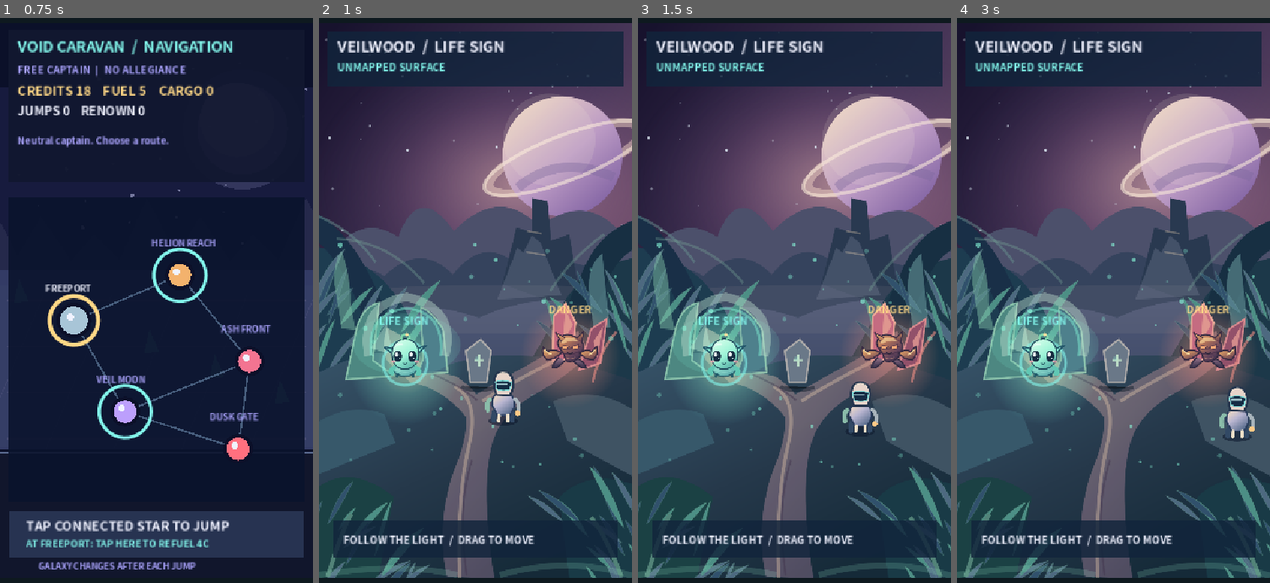
Above: before the commit, frames 1-4 (left to right).
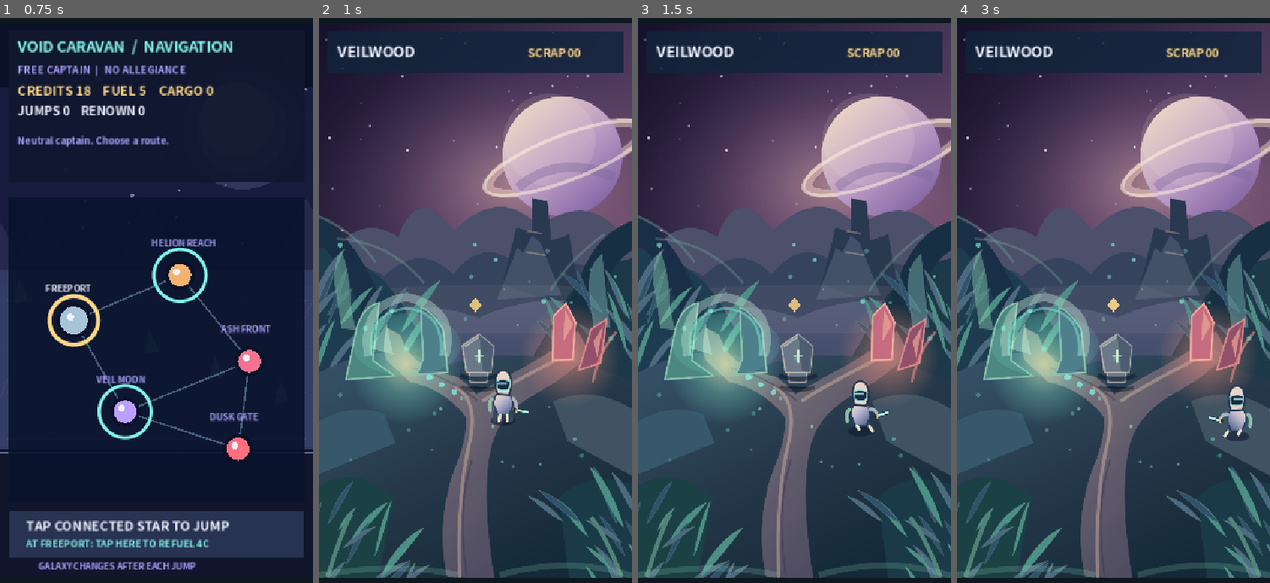
Above: after the commit, the same moments.

Repository: syjkim0125/harvest-deck
Game: Godot game, scene res://sf_combat.tscn
Two runs of this game, one before a commit and one after it. Both use one fixed random seed, a clock stepped at 60 frames per second and the inputs below.
Inputs (mouse positions are in pixels of both pictures, inside the frame that each line leads up to):
- Up to frame 1 (0.75 s): tap Enter at 0.5, 0.6 s; move the mouse to (225, 266) at 0.52 s; hold D from 0.53 s (still down); click (225, 266) at 0.67 s
- Up to frame 2 (1 s): keep holding D; tap Space at 0.77 s; tap J at 0.8 s
- Up to frame 3 (1.5 s): tap Space at 1.07 s; release D at 1.25 s; drag from (731, 334) to (778, 436) at 1.27 s
- Up to frame 4 (3 s): move the mouse to (1144, 153) at 2.02 s; hold D 2.03-2.75 s; tap Shift at 2.1 s; tap K at 2.3 s; tap Space at 2.75 s; drag from (1097, 436) to (1019, 198) at 2.77 s

Frame 1 is identical in both runs. In frame 2, 8.1% of the frame differs, in the area x 4-98%, y 3-96%; in frame 3, 8.1%; in frame 4, 8.2%, in the area x 4-100%, y 3-96%.

Commit message:
P0 discovery, extraction, combat and release evidence

Diff:
--- a/scripts/sf_belt_scroll.gd
+++ b/scripts/sf_belt_scroll.gd
@@ -5,7 +5,8 @@
 const MANTIS = preload("res://assets/gameplay/amber_mantis.svg")
 const VEILWOOD = preload("res://assets/gameplay/veilwood_stage.svg")
 const VEILWOOD_FORE = preload("res://assets/gameplay/veilwood_foreground.svg")
-const EXPLORER = preload("res://assets/gameplay/explorer.svg")
+const EXPLORER = preload("res://assets/gameplay/explorer_motion.svg")
+const ROCK_ART = preload("res://assets/gameplay/veilwood_rock.svg")
 const COMBAT_CUES = preload("res://assets/gameplay/combat_cues.svg")
 const FONT = preload("res://assets/market-sans.otf")
 const GALAXY_SIM = preload("res://scripts/sf_galaxy_sim.gd")
@@ -23,6 +24,10 @@
 const REFUGE := Vector2(99, 392)
 const QUARRY := Vector2(289, 383)
 const LANDING := Vector2(180, 440)
+const ROCK := Vector2(184, 391)
+const ROCK_RADIUS := 23.0
+const CACHE := Vector2(180, 325)
+const LANDING_RADIUS := 24.0
 
 enum Mode { INTRO, COMBAT, CLEAR, DEFEAT, CAPTAIN, STARSHIP, GALAXY, EXPLORE }
 var mode := Mode.INTRO
@@ -66,6 +71,15 @@
 var nooli_recruited := false
 var buddy_pos := REFUGE
 var attack_landed := false
+var refuge_seen := false
+var quarry_seen := false
+var cache_found := false
+var learned_move := false
+var learned_attack := false
+var learned_evade := false
+var escort_trail: Array[Vector2] = []
+var fallen: Array[Dictionary] = []
+var contact_count := 0
 var impact_audio: AudioStreamPlayer
 var contact_sound: AudioStreamWAV
 var heavy_sound: AudioStreamWAV
@@ -79,6 +93,13 @@
 	add_child(impact_audio)
 	contact_sound = make_impact_sound(false)
 	heavy_sound = make_impact_sound(true)
+
+func _exit_tree() -> void:
+	if impact_audio != null:
+		impact_audio.stop()
+		impact_audio.stream = null
+	contact_sound = null
+	heavy_sound = null
 
 func make_impact_sound(heavy: bool) -> AudioStreamWAV:
 	var rate := 22050
@@ -97,6 +118,7 @@
 	return stream
 
 func play_contact(heavy: bool) -> void:
+	contact_count += 1
 	if impact_audio != null:
 		impact_audio.stream = heavy_sound if heavy else contact_sound
 		impact_audio.play()
@@ -116,6 +138,9 @@
 	last_expedition_route = ""
 	nooli_recruited = false
 	rescue_pending = false
+	learned_move = false
+	learned_attack = false
+	learned_evade = false
 	campaign_started = true
 	mode = Mode.CAPTAIN
 	queue_redraw()
@@ -144,11 +169,15 @@
 	return true
 
 func finish_expedition(won: bool) -> void:
+	if mode == Mode.GALAXY or (rescue_pending and mode != Mode.CLEAR and won):
+		return
 	last_expedition_route = expedition_route
 	galaxy.finish_expedition(scraps, won)
 	if won and rescue_pending:
 		nooli_recruited = true
 	rescue_pending = false
+	escort_trail.clear()
+	fallen.clear()
 	mode = Mode.GALAXY
 	enemies.clear()
 	particles.clear()
@@ -160,6 +189,12 @@
 	expedition_route = ""
 	rescue_pending = false
 	buddy_pos = REFUGE
+	refuge_seen = false
+	quarry_seen = false
+	cache_found = false
+	escort_trail.clear()
+	fallen.clear()
+	contact_count = 0
 	attack_landed = false
 	hero = Vector2(90, 396)
 	facing = 1
@@ -180,6 +215,9 @@
 	touch_id = -1
 	move_axis = Vector2.ZERO
 	particles.clear()
+	if impact_audio != null:
+		impact_audio.stop()
+		impact_audio.stream = null
 	spawn_wave()
 
 func spawn_wave() -> void:
@@ -243,12 +281,15 @@
 		if motion.length_squared() > 0.001:
 			move_hero(motion.normalized() * 146.0 * dt)
 		if mode == Mode.EXPLORE and rescue_pending:
-			var follow_target := hero + Vector2(-float(facing) * 27.0, 12.0)
-			buddy_pos = buddy_pos.move_toward(follow_target, 125.0 * dt)
+			advance_escort(dt)
 		if mode != Mode.COMBAT:
 			queue_redraw()
 			return
 		advance_enemies(dt)
+		for i in range(fallen.size() - 1, -1, -1):
+			fallen[i]["life"] = float(fallen[i]["life"]) - dt
+			if float(fallen[i]["life"]) <= 0.0:
+				fallen.remove_at(i)
 		if next_wave >= 0.0:
 			next_wave -= dt
 			if next_wave < 0.0:
@@ -259,34 +300,80 @@
 					mode = Mode.CLEAR
 	queue_redraw()
 
+func clamp_field(p: Vector2) -> Vector2:
+	return Vector2(clampf(p.x, FIELD.position.x + 12.0, FIELD.end.x - 12.0), clampf(p.y, FIELD.position.y + 30.0, FIELD.end.y - 22.0))
+
+func terrain_move(from: Vector2, offset: Vector2) -> Vector2:
+	# Substep long input so a flick cannot tunnel through the standing stone.
+	var steps := maxi(1, int(ceil(offset.length() / 5.0)))
+	var p := from
+	for i in range(steps):
+		var next := clamp_field(p + offset / float(steps))
+		var away := next - ROCK
+		if away.length() < ROCK_RADIUS:
+			if away.length_squared() < 0.001:
+				away = p - ROCK
+			if away.length_squared() < 0.001:
+				away = Vector2.DOWN
+			next = clamp_field(ROCK + away.normalized() * ROCK_RADIUS)
+		p = next
+	return p
+
+func discover_nearby() -> void:
+	if not refuge_seen and hero.distance_to(REFUGE) < 57.0:
+		refuge_seen = true
+		burst(REFUGE, ICE, 6)
+	if not quarry_seen and hero.distance_to(QUARRY) < 62.0:
+		quarry_seen = true
+	if not cache_found and hero.distance_to(CACHE) < 16.0:
+		cache_found = true
+		scraps += 2
+		burst(CACHE, GOLD, 12)
+
+func advance_escort(dt: float) -> void:
+	# Follow the traveled path rather than cutting across the stone.
+	var target := hero
+	if not escort_trail.is_empty():
+		target = escort_trail[0]
+	buddy_pos = terrain_move(buddy_pos, target - buddy_pos if buddy_pos.distance_to(target) <= 125.0 * dt else (target - buddy_pos).normalized() * 125.0 * dt)
+	if not escort_trail.is_empty() and buddy_pos.distance_to(target) < 6.0:
+		escort_trail.pop_front()
+	if hero.distance_to(LANDING) < LANDING_RADIUS and buddy_pos.distance_to(LANDING) < LANDING_RADIUS:
+		touch_id = -1
+		move_axis = Vector2.ZERO
+		mode = Mode.CLEAR
+
 func move_hero(offset: Vector2) -> void:
-	hero += offset
-	hero.x = clampf(hero.x, FIELD.position.x + 12.0, FIELD.end.x - 12.0)
-	hero.y = clampf(hero.y, FIELD.position.y + 30.0, FIELD.end.y - 22.0)
+	var old := hero
+	hero = terrain_move(hero, offset) if mode == Mode.EXPLORE else clamp_field(hero + offset)
+	if hero.distance_to(old) > 0.5:
+		learned_move = true
 	if absf(offset.x) > 0.05:
 		facing = 1 if offset.x > 0.0 else -1
-
-	if mode == Mode.EXPLORE:
-		if rescue_pending:
-			if hero.distance_to(LANDING) < 20.0:
-				touch_id = -1
-				move_axis = Vector2.ZERO
-				mode = Mode.CLEAR
-		elif hero.distance_to(REFUGE) < 25.0:
-			expedition_route = "Nooli refuge"
-			scraps = 2
-			rescue_pending = true
-			buddy_pos = REFUGE
-			touch_id = -1
-			move_axis = Vector2.ZERO
-			burst(REFUGE, ICE, 14)
-		elif hero.distance_to(QUARRY) < 25.0:
-			expedition_route = "Amber quarry"
-			# Consume the exploration gesture; release must not trigger a combat attack or evade.
-			touch_id = -1
-			move_axis = Vector2.ZERO
-			mode = Mode.COMBAT
-			spawn_wave()
+	if mode != Mode.EXPLORE:
+		return
+	discover_nearby()
+	if rescue_pending:
+		if escort_trail.is_empty() or escort_trail.back().distance_to(hero) > 9.0:
+			escort_trail.append(hero)
+		# Arrival is decided in advance_escort, including while player is stationary.
+		return
+	if refuge_seen and hero.distance_to(REFUGE) < 25.0:
+		expedition_route = "Nooli refuge"
+		scraps += 2
+		rescue_pending = true
+		buddy_pos = REFUGE
+		escort_trail.clear()
+		escort_trail.append(hero)
+		touch_id = -1
+		move_axis = Vector2.ZERO
+		burst(REFUGE, ICE, 14)
+	elif quarry_seen and hero.distance_to(QUARRY) < 25.0:
+		expedition_route = "Amber quarry"
+		touch_id = -1
+		move_axis = Vector2.ZERO
+		mode = Mode.COMBAT
+		spawn_wave()
 
 func advance_enemies(dt: float) -> void:
 	for e in enemies:
@@ -337,6 +424,7 @@
 func strike() -> void:
 	if mode != Mode.COMBAT or attack_cd > 0.0 or next_wave >= 0.0:
 		return
+	learned_attack = true
 	attack_cd = 0.34
 	attack_fx = 0.16
 	var landed := 0
@@ -366,6 +454,7 @@
 				heavy = true
 				scraps += (3 if int(e["kind"]) == 2 else 1) + (1 if campaign_started and captain_choice == 1 else 0)
 				burst(pos, GOLD, 14)
+				fallen.append({"pos": e["pos"], "kind": e["kind"], "life": 0.40, "direction": facing})
 				enemies.remove_at(i)
 	combo = mini(combo + 1, 9) if landed > 0 else 0
 	if landed > 0:
@@ -382,6 +471,7 @@
 	var axis := direction.normalized()
 	if axis.length_squared() < 0.1:
 		axis = Vector2(float(facing), 0.0)
+	learned_evade = true
 	move_hero(axis * 75.0)
 	invulnerable = maxf(invulnerable, 0.32)
 	dodge_fx = 0.50
@@ -519,7 +609,6 @@
 	draw_set_transform(layout_origin + jitter * layout_scale, 0.0, Vector2.ONE * layout_scale)
 	if mode == Mode.EXPLORE or mode == Mode.COMBAT or mode == Mode.CLEAR or mode == Mode.DEFEAT:
 		draw_texture_rect(VEILWOOD, Rect2(Vector2.ZERO, SIZE), false)
-		draw_texture_rect(VEILWOOD_FORE, Rect2(Vector2.ZERO, SIZE), false)
 	else:
 		paint_world()
 	match mode:
@@ -654,43 +743,59 @@
 	draw_text("AT FREEPORT: TAP HERE TO REFUEL 4C", Vector2(30, 604), 11, ICE)
 	draw_text("LAST: " + last_expedition_route if not last_expedition_route.is_empty() else "GALAXY CHANGES AFTER EACH JUMP", Vector2(44, 630), 10, LILAC)
 
+func paint_stone() -> void:
+	draw_texture_rect(ROCK_ART, Rect2(ROCK + Vector2(-26, -34), Vector2(52, 60)), false)
+
 func paint_exploration() -> void:
-	var near_refuge := hero.distance_to(REFUGE) < 65.0
 	var pulse := 0.5 + 0.5 * sin(elapsed * 3.5)
-	draw_rect(Rect2(10, 10, 340, 63), Color("#11243b", 0.82))
-	draw_text("VEILWOOD  /  LIFE SIGN", Vector2(21, 34), 17, WHITE)
-	draw_text("UNMAPPED SURFACE" if not rescue_pending else "ESCORT NOOLI TO LANDING", Vector2(21, 56), 12, ICE)
+	if hero.y >= ROCK.y:
+		paint_stone()
 	if not rescue_pending:
-		draw_arc(REFUGE, 23.0 + pulse * 3.0, 0.0, TAU, 32, Color(ICE, 0.6), 2.0, true)
-		var frame := 1 if near_refuge else 0
-		draw_texture_rect_region(NOOLI, Rect2(REFUGE - Vector2(28, 35), Vector2(56, 56)), Rect2(frame * 128, 0, 128, 128))
-		draw_texture_rect_region(MANTIS, Rect2(QUARRY - Vector2(40, 47), Vector2(80, 80)), Rect2(0, 0, 192, 192))
-		draw_text("LIFE SIGN", REFUGE + Vector2(-30, -44), 12, ICE)
-		draw_text("DANGER", QUARRY + Vector2(-25, -48), 12, GOLD)
+		for i in range(3):
+			var p := LANDING.lerp(REFUGE, 0.30 + float(i) * 0.18)
+			draw_circle(p, 2.0 + pulse * 1.5, Color(ICE, 0.70))
+		if refuge_seen:
+			draw_arc(REFUGE, 23.0 + pulse * 3.0, 0.0, TAU, 32, Color(ICE, 0.6), 2.0, true)
+			draw_texture_rect_region(NOOLI, Rect2(REFUGE - Vector2(28, 35), Vector2(56, 56)), Rect2(128, 0, 128, 128))
+		if quarry_seen:
+			draw_texture_rect_region(MANTIS, Rect2(QUARRY - Vector2(40, 47), Vector2(80, 80)), Rect2(192, 0, 192, 192))
 	else:
-		draw_arc(LANDING, 22.0 + pulse * 4.0, 0.0, TAU, 32, ICE, 3.0, true)
-		draw_texture_rect_region(NOOLI, Rect2(buddy_pos - Vector2(24, 34), Vector2(48, 48)), Rect2(256, 0, 128, 128))
-		for i in range(1, 5):
-			var p := hero.lerp(LANDING, float(i) / 5.0)
-			draw_circle(p, 2.5, Color(ICE, 0.55))
-		draw_text("LANDING", LANDING + Vector2(-30, 34), 12, ICE)
+		draw_arc(LANDING, LANDING_RADIUS, 0.0, TAU, 32, ICE, 3.0, true)
+		draw_texture_rect_region(NOOLI, Rect2(buddy_pos - Vector2(24, 34 + sin(elapsed * 9.0) * 1.5), Vector2(48, 48)), Rect2(256, 0, 128, 128))
+		if hero.distance_to(LANDING) < LANDING_RADIUS and buddy_pos.distance_to(LANDING) >= LANDING_RADIUS:
+			draw_arc(buddy_pos, 19.0 + pulse * 4.0, 0.0, TAU, 24, ICE, 2.0, true)
+	if not cache_found:
+		draw_colored_polygon(PackedVector2Array([CACHE + Vector2(0,-9), CACHE + Vector2(7,0), CACHE + Vector2(0,9), CACHE + Vector2(-7,0)]), Color(GOLD, 0.45 + pulse * 0.45))
 	paint_hero()
-	draw_rect(Rect2(16, 574, 328, 43), Color("#11243b", 0.83))
-	draw_text("BRING YOUR NEW FRIEND HOME" if rescue_pending else "FOLLOW THE LIGHT  /  DRAG TO MOVE", Vector2(28, 600), 12, WHITE)
+	if hero.y < ROCK.y:
+		paint_stone()
+	draw_texture_rect(VEILWOOD_FORE, Rect2(Vector2.ZERO, SIZE), false)
+	for p in particles:
+		draw_circle(p["pos"], 2.2 + float(p["life"]) * 4.0, p["color"])
+	draw_rect(Rect2(10, 10, 340, 48), Color("#11243b", 0.82))
+	draw_text("VEILWOOD", Vector2(21, 40), 17, WHITE)
+	draw_text("SCRAP %02d" % scraps, Vector2(240, 40), 13, GOLD)
+	if rescue_pending:
+		draw_text("WAIT FOR NOOLI" if hero.distance_to(LANDING) < LANDING_RADIUS else "RETURN TO LANDING", Vector2(78, 600), 14, ICE)
+	elif not learned_move:
+		draw_text("DRAG TO MOVE", Vector2(122, 600), 14, WHITE)
 
 func paint_game() -> void:
 	draw_rect(Rect2(8, 9, 344, 72), Color("#10162f", 0.9))
 	var sector_title := String(galaxy.systems[active_sector]["name"]) if campaign_started else "TITAN MOON"
 	draw_text("PLANET    /    " + sector_title, Vector2(20, 30), 14, ICE)
-	for i in range(5):
+	for i in range(5 + (1 if campaign_started and captain_choice == 0 else 0) + (1 if campaign_started and ship_choice == 1 else 0)):
 		draw_circle(Vector2(27 + i * 22, 54), 7, CORAL if i < health else Color("#35334b"))
 	draw_text("SCRAP  %02d" % scraps, Vector2(228, 59), 18, GOLD)
 	draw_text(expedition_route if not expedition_route.is_empty() else "WAVE  %d / 2" % wave, Vector2(20, 111), 15, WHITE)
 	if combo > 1 and mode == Mode.COMBAT:
 		draw_text("%d HIT COMBO" % combo, Vector2(219, 111), 16, ICE)
+	for corpse in fallen:
+		paint_fallen(corpse)
 	for e in enemies:
 		paint_enemy(e)
 	paint_hero()
+	draw_texture_rect(VEILWOOD_FORE, Rect2(Vector2.ZERO, SIZE), false)
 	for p in particles:
 		draw_circle(p["pos"], 2.2 + float(p["life"]) * 4.0, p["color"])
 	if impact_fx > 0.0:
@@ -701,10 +806,10 @@
 		var tint := ICE if attack_landed else Color("#a8bfd8", 0.6)
 		draw_arc(attack_point, 47.0, -1.1 if facing == 1 else 2.0, 1.1 if facing == 1 else 4.2, 17, tint, 5.0 if attack_landed else 2.5, true)
 	if mode == Mode.COMBAT:
-		draw_text("DRAG  MOVE    TAP  STRIKE    FLICK  EVADE", Vector2(25, 514), 10, Color("#c8d0e9"))
+		if not learned_attack or not learned_evade:
+			draw_text("TAP TO STRIKE" if not learned_attack else "FLICK TO EVADE", Vector2(114, 514), 12, WHITE)
 		paint_action(DODGE_POS, LILAC, "EVADE", false)
 		paint_action(STRIKE_POS, ICE, "STRIKE", true)
-		draw_text("WASD  /  SPACE  /  SHIFT", Vector2(93, 631), 10, Color("#777eaa"))
 	elif mode == Mode.CLEAR:
 		paint_result(true)
 	elif mode == Mode.DEFEAT:
@@ -741,15 +846,30 @@
 	draw_rect(Rect2(p.x - 22, p.y - radius - 16, 44, 4), INK)
 	draw_rect(Rect2(p.x - 22, p.y - radius - 16, 44.0 * float(e["hp"]) / float(e["max_hp"]), 4), ICE)
 
+func paint_fallen(corpse: Dictionary) -> void:
+	var p: Vector2 = corpse["pos"]
+	var life := float(corpse["life"]) / 0.40
+	var direction := float(corpse["direction"])
+	var kind := int(corpse["kind"])
+	var size := 96.0 if kind != 2 else 120.0
+	p += Vector2(direction * (1.0 - life) * 18.0, (1.0 - life) * 9.0)
+	draw_texture_rect_region(MANTIS, Rect2(p - Vector2(size * 0.5, size * 0.58), Vector2(size, size)), Rect2(384, 0, 192, 192), Color(1.0, 0.85, 0.72, life))
+
+func hero_pose() -> int:
+	if attack_fx > 0.08:
+		return 2 if attack_landed else 3
+	if attack_cd > 0.0:
+		return 4
+	if move_axis.length_squared() > 0.01:
+		return 1 if int(elapsed * 12.0) % 2 == 0 else 0
+	return 0
+
 func paint_hero() -> void:
 	var alpha := 0.45 if invulnerable > 0.0 and int(elapsed * 18.0) % 2 == 0 else 1.0
-	var bob := sin(elapsed * (12.0 if move_axis.length_squared() > 0.01 else 3.0)) * (2.3 if move_axis.length_squared() > 0.01 else 0.7)
-	var lean := float(facing) * (4.0 if attack_fx > 0.0 else 0.0)
-	draw_texture_rect(EXPLORER, Rect2(hero + Vector2(-25.0 + lean, -46.25 + bob), Vector2(50, 70)), false, Color(1.0, 1.0, 1.0, alpha))
-	if mode == Mode.COMBAT:
-		var weapon_start := hero + Vector2(float(facing) * 12.0, 3.0)
-		var weapon_end := hero + Vector2(float(facing) * (37.0 if attack_fx > 0.0 else 26.0), -6.0 if attack_fx > 0.0 else 5.0)
-		draw_line(weapon_start, weapon_end, Color("#b7f4e9", alpha), 5.0, true)
+	var pose := hero_pose()
+	var frame := pose + (5 if facing < 0 else 0)
+	var bob := sin(elapsed * 12.0) * 1.5 if pose == 1 else 0.0
+	draw_texture_rect_region(EXPLORER, Rect2(hero + Vector2(-38.0, -48.0 + bob), Vector2(76, 76)), Rect2(frame * 192, 0, 192, 192), Color(1.0, 1.0, 1.0, alpha))
 	if hit_fx > 0.0:
 		draw_arc(hero, 27, 0.0, TAU, 32, CORAL, 4.0)
 	if dodge_fx > 0.0:
